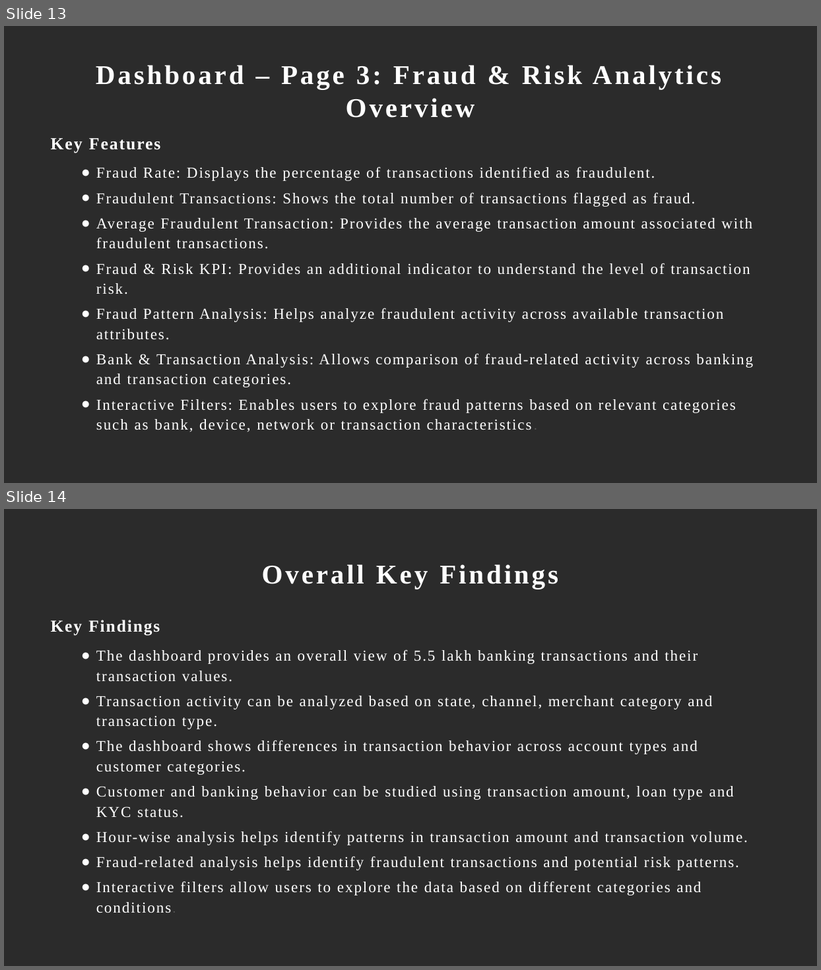
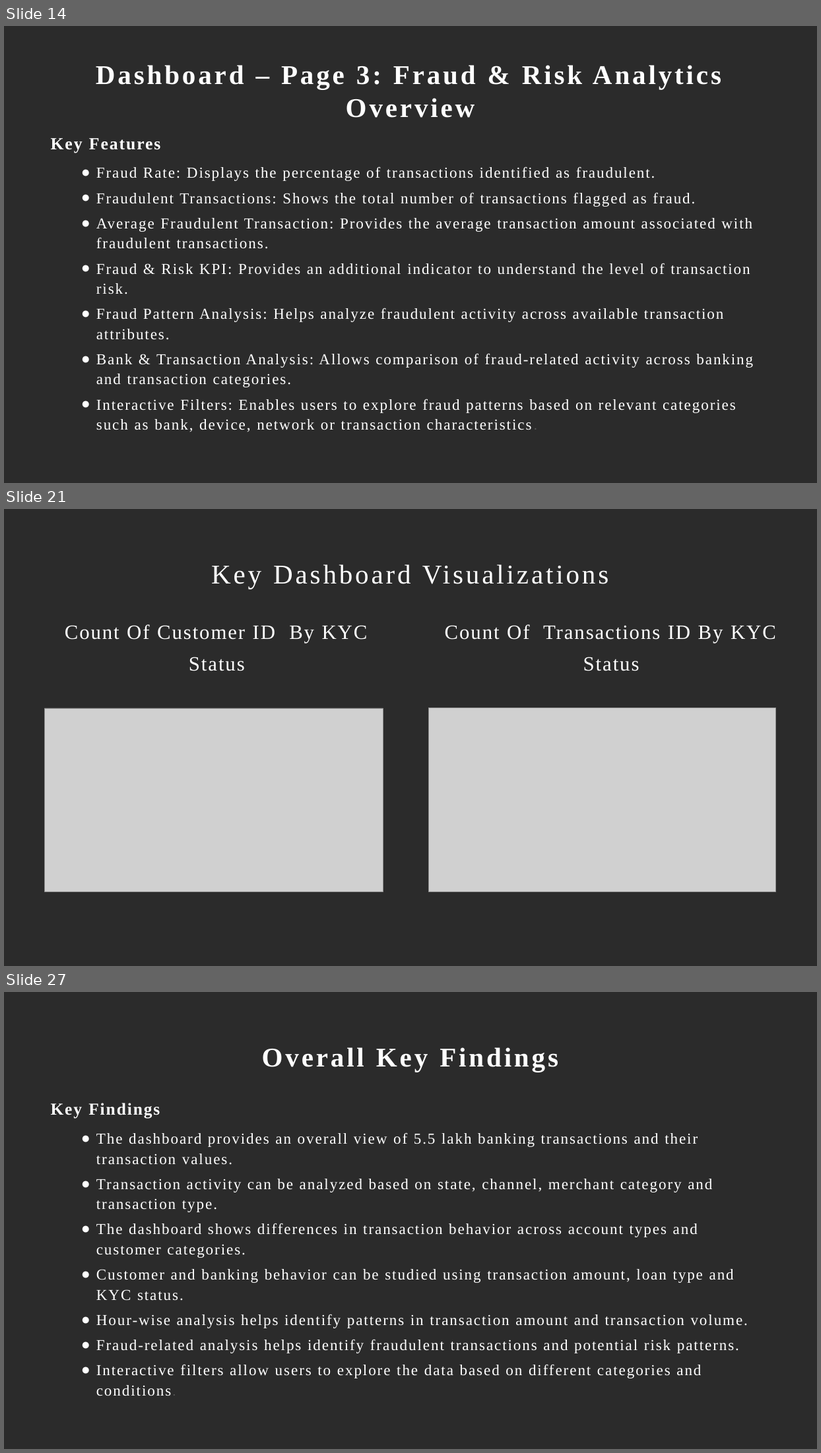
Before and after one commit to monika82004/Indian-Banking-Transaction, a slide deck: Indian Banking Transaction.pptx. Shown one above the other, each under a label of ours: slides 13 and 14 before the commit, slides 14, 21 and 27 after it; the slides between them are not shown. The pictures are 821x970 and 821x1453 pixels, drawn with LibreOffice and Linux fonts; fonts in the diff are those of the drawing; grey boxes stand for pictures; background and template pictures are left out; a plain dark background stands for a picture behind light text. Boxes give left, top, right and bottom in pixels: in the first picture for what was removed or moved away, otherwise in the second. Text is boxed around its words. In the diff, an @@ line names an element or a change of style, - is before the commit and + after.

```diff
--- a/Indian Banking Transaction.pptx
+++ b/Indian Banking Transaction.pptx
@@ slide 21 added at <box>4,509,817,966</box>, background picture (left out) @@
@@ title added at <box>211,564,609,589</box>, 32 pt, text #FFFFFF @@
+Key Dashboard Visualizations
@@ text added at <box>65,625,368,671</box>, 24 pt, text #FFFFFF @@
+Count Of Customer ID By KYC Status
@@ text added at <box>445,625,776,671</box>, 24 pt, text #FFFFFF @@
+Count Of Transactions ID By KYC Status
@@ picture added at <box>45,708,384,892</box> @@
@@ picture added at <box>428,708,776,892</box> @@
@@ what was slide 13 is now slide 14 @@
@@ what was slide 14 is now slide 27 @@
```
Also in this commit, not shown: 3 slides changed, 12 other slides added.
